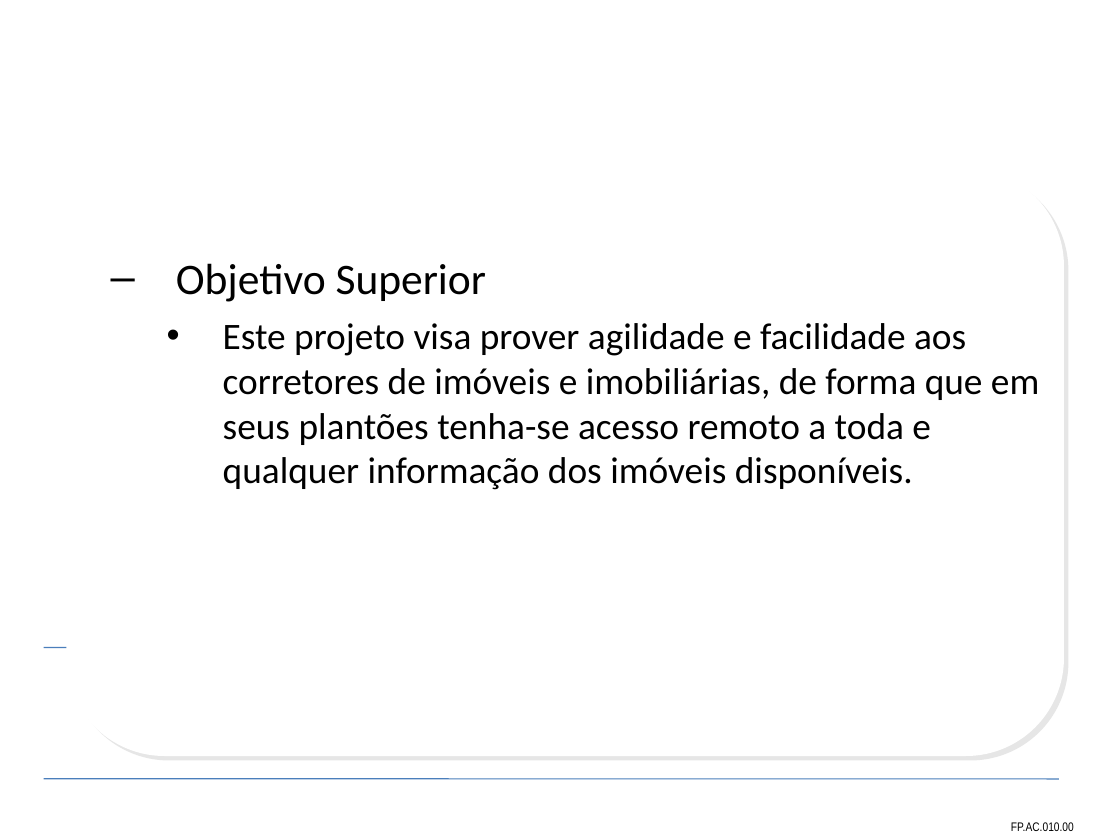
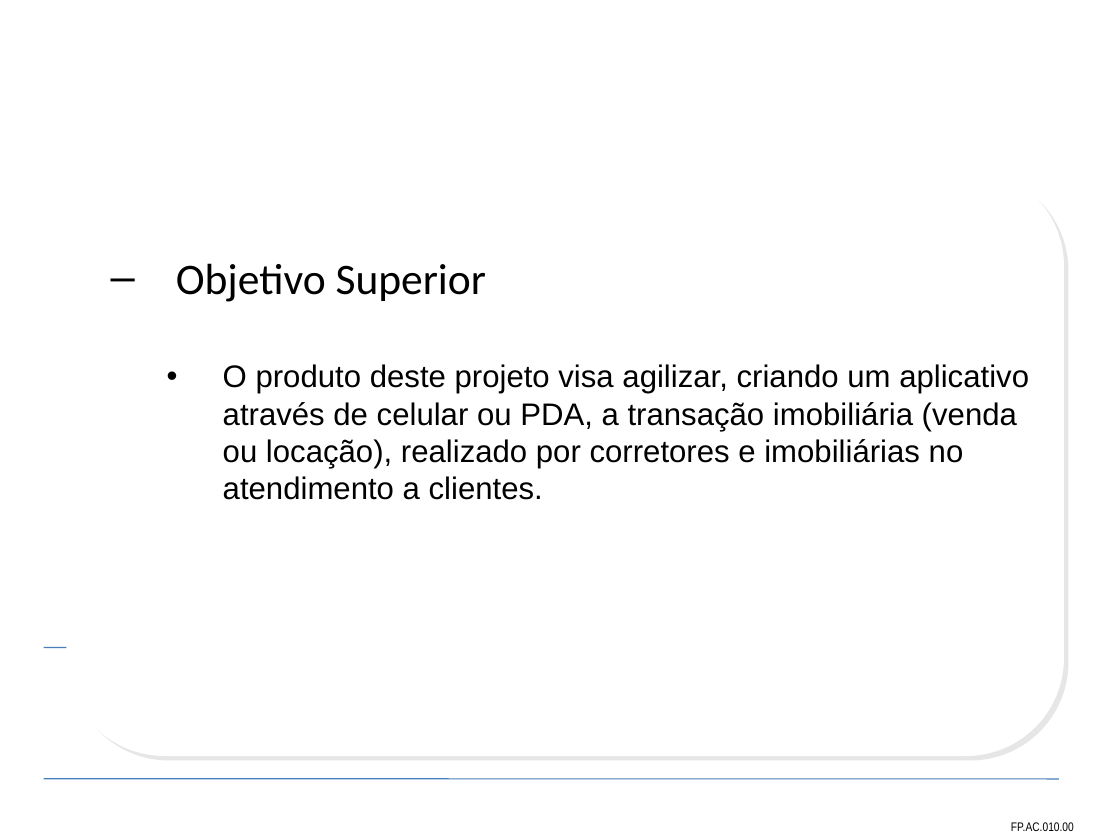
Before and after one commit to leoevaristo/psa20092, a slide deck: slide 2 of ARTEFATOS/Slide_TAP.ppt. Drawn at 1120x840 pixels with LibreOffice and Linux fonts; fonts in the diff are those of the drawing; background and template pictures are left out. Boxes give left, top, right and bottom in pixels: in the first picture for what was removed or moved away, otherwise in the second. Text is boxed around its words. In the diff, an @@ line names an element or a change of style, - is before the commit and + after.

```diff
--- a/ARTEFATOS/Slide_TAP.ppt
+++ b/ARTEFATOS/Slide_TAP.ppt
@@ text at [223, 364, 1029, 500]: text changed; size 24 to 20 pt; font Calibri to Arial @@
-    • Este projeto visa prover agilidade e facilidade aos corretores de imóveis e imobiliárias, de forma que em seus plantões tenha-se acesso remoto a toda e qualquer informação dos imóveis disponíveis.
+    • O produto deste projeto visa agilizar, criando um aplicativo através de celular ou PDA, a transação imobiliária (venda ou locação), realizado por corretores e imobiliárias no atendimento a clientes.
```
Also in this commit, not shown: 1 slide added, 2 slides removed.
